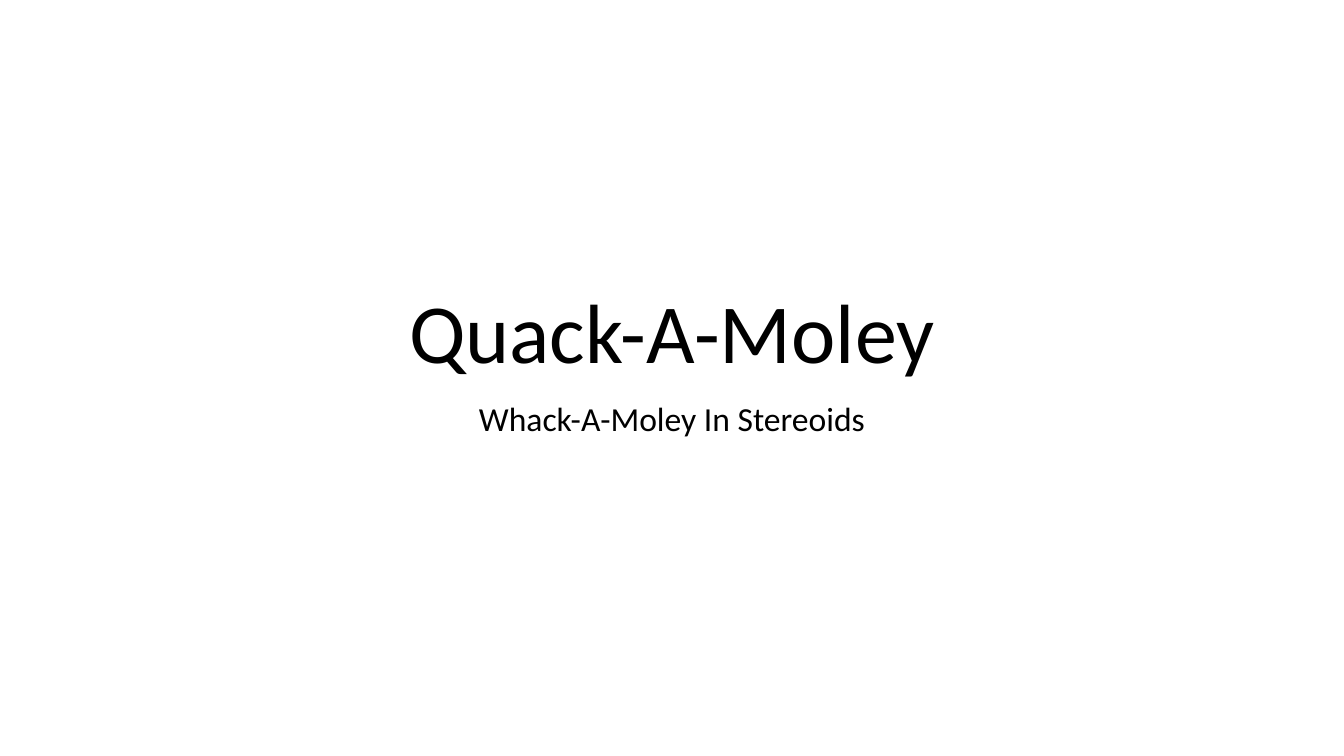
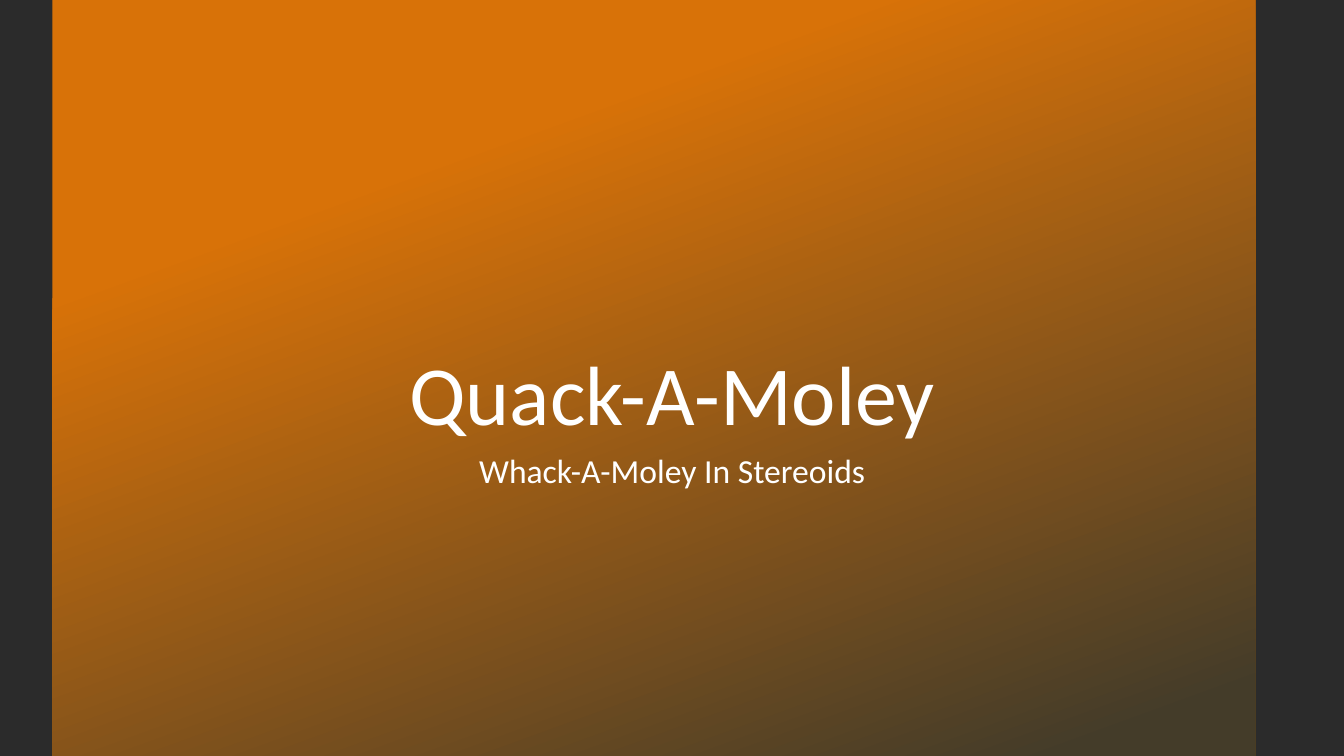
Before and after one commit to L5478/JamDev, a slide deck: slide 1 of Quack-A-Moley.pptx. Drawn at 1344x756 pixels with LibreOffice and Linux fonts; fonts in the diff are those of the drawing; background and template pictures are left out; a plain dark background stands for a picture behind light text. Boxes give left, top, right and bottom in pixels: in the first picture for what was removed or moved away, otherwise in the second. Text is boxed around its words. In the diff, an @@ line names an element or a change of style, - is before the commit and + after.

```diff
--- a/Quack-A-Moley.pptx
+++ b/Quack-A-Moley.pptx
@@ background #FFFFFF to picture (left out) @@
@@ rectangle added at [52,0,1255,756], fill gradient #D87208 to #443C29 @@
@@ title "Quack-A-Moley" at [409,366,934,439]: text colour #000000 to #FFFFFF @@
@@ title "Quack-A-Moley": place and size @@
-title "Quack-A-Moley" at [409,304,934,377]
+title "Quack-A-Moley" at [409,366,934,439]
@@ subtitle "Whack-A-Moley In Stereoids": place and size @@
-subtitle "Whack-A-Moley In Stereoids" at [479,407,865,437]
+subtitle "Whack-A-Moley In Stereoids" at [479,459,865,489]
@@ subtitle "Whack-A-Moley In Stereoids" at [479,459,865,489]: text colour #000000 to #FFFFFF @@
```
Also in this commit, not shown: 4 other slides changed.
